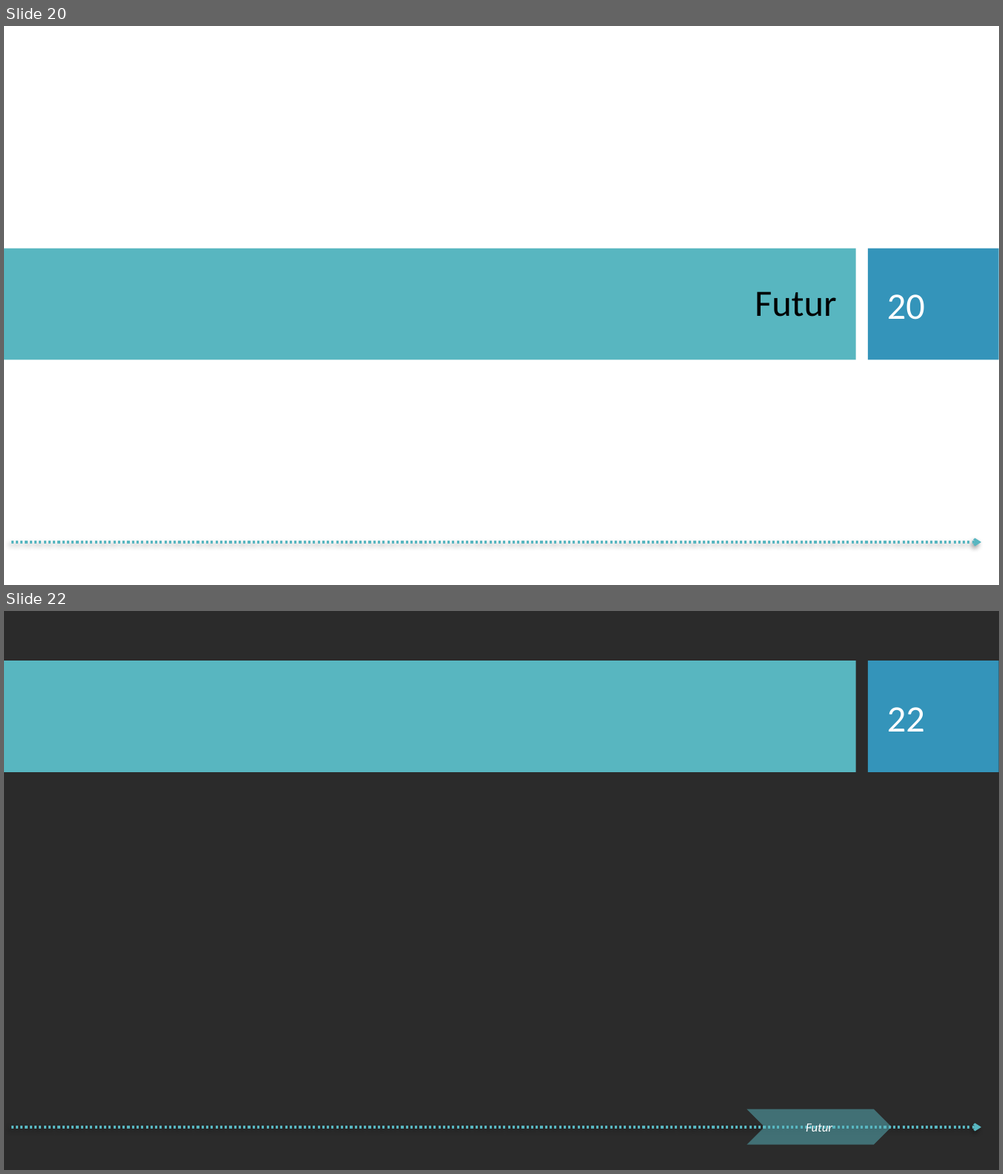
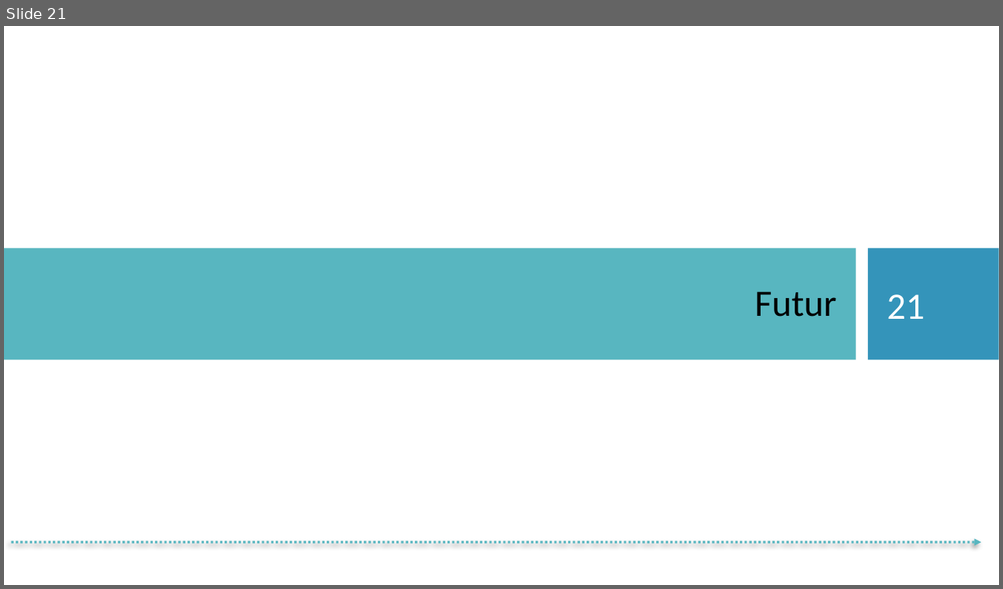
Before and after one commit to vinhphuctr/ASPE, a slide deck: communication/CommCryptologieV1.pptx. Shown one above the other, each under a label of ours: slides 20 and 22 before the commit, slide 21 after it; the slides between them are not shown. The pictures are 1003x1174 and 1003x589 pixels, drawn with LibreOffice and Linux fonts; fonts in the diff are those of the drawing; background and template pictures are left out; a plain dark background stands for a picture behind light text. Boxes give left, top, right and bottom in pixels: in the first picture for what was removed or moved away, otherwise in the second. Text is boxed around its words. In the diff, an @@ line names an element or a change of style, - is before the commit and + after.

```diff
--- a/communication/CommCryptologieV1.pptx
+++ b/communication/CommCryptologieV1.pptx
@@ slide 22 removed at (4, 611, 999, 1170), background picture (left out); not listed: 1 template element that a slide beside it also shows @@
@@ rectangle removed at (4, 661, 855, 773) @@
@@ rectangle removed at (868, 661, 999, 773) @@
@@ page number removed at (887, 707, 925, 732) @@
-22
@@ chevron removed at (747, 1110, 892, 1145) @@
-Futur
@@ what was slide 20 is now slide 21 @@
@@ page number at (887, 295, 925, 319): text changed @@
-20
+21
```
Also in this commit, not shown: 19 other slides changed, 3 slides added, 1 other slide removed.
